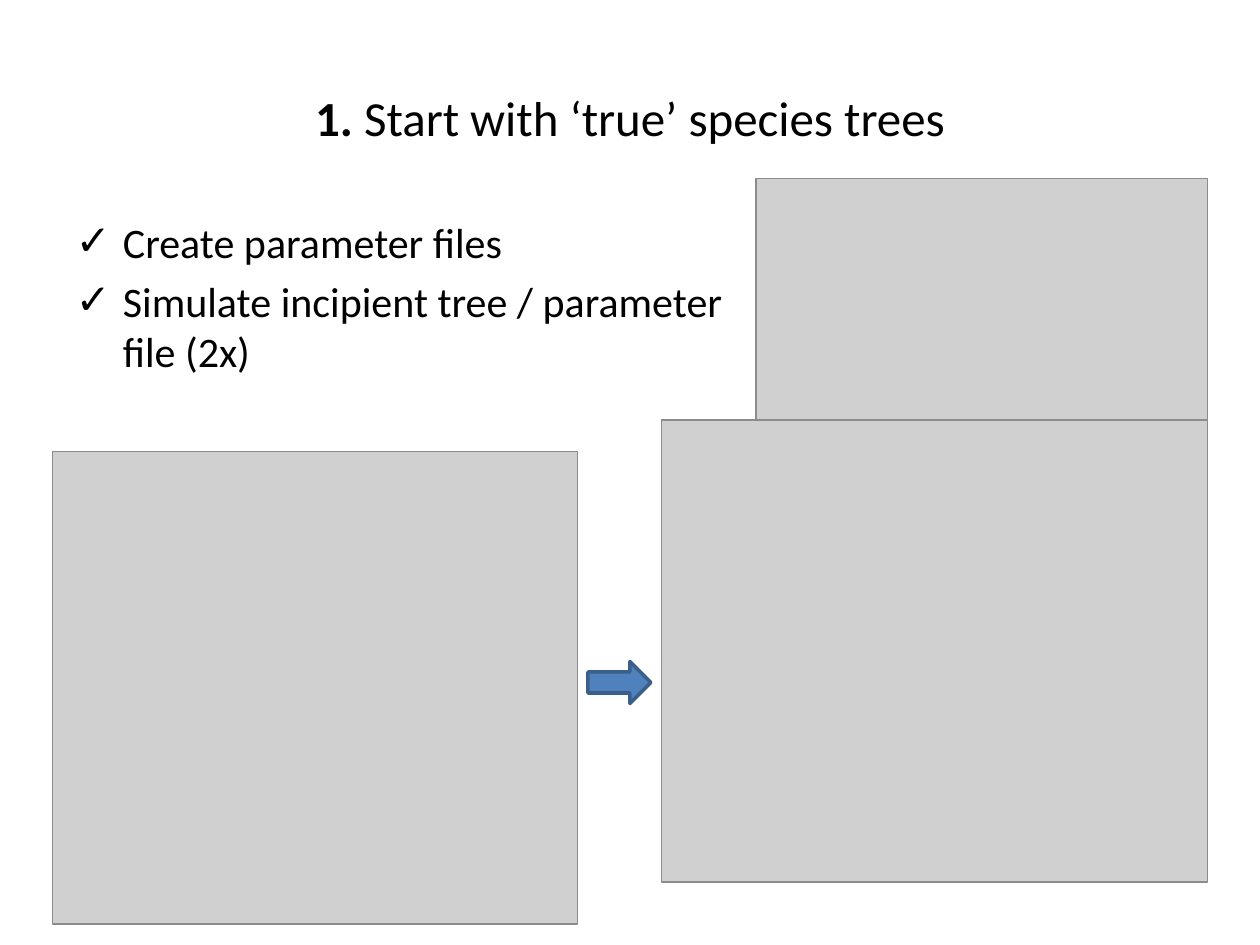
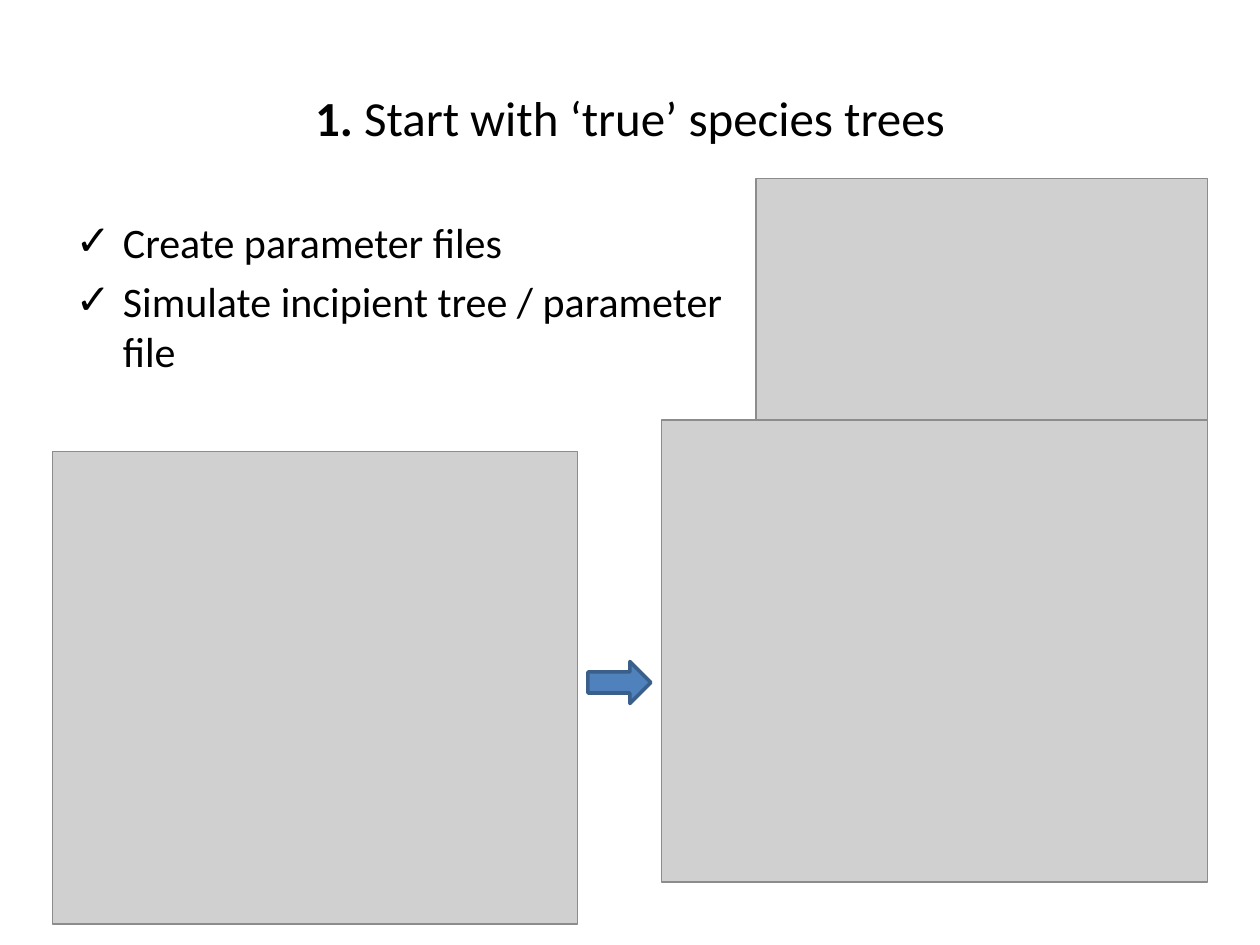
Before and after one commit to richelbilderbeek/Cer2016, a slide deck: slide 9 of doc/Cer2016_Femke Thon & Jolien Gay_V2.4.pptx. Drawn at 1260x945 pixels with LibreOffice and Linux fonts; fonts in the diff are those of the drawing; grey boxes stand for pictures. Boxes give left, top, right and bottom in pixels: in the first picture for what was removed or moved away, otherwise in the second. Text is boxed around its words. In the diff, an @@ line names an element or a change of style, - is before the commit and + after.

Commit message:
small change

```diff
--- a/doc/Cer2016_Femke Thon & Jolien Gay_V2.4.pptx
+++ b/doc/Cer2016_Femke Thon & Jolien Gay_V2.4.pptx
@@ text at bbox=[123, 287, 722, 368]: text changed @@
-✓ Simulate incipient tree / parameter file (2x)
+✓ Simulate incipient tree / parameter file
```
